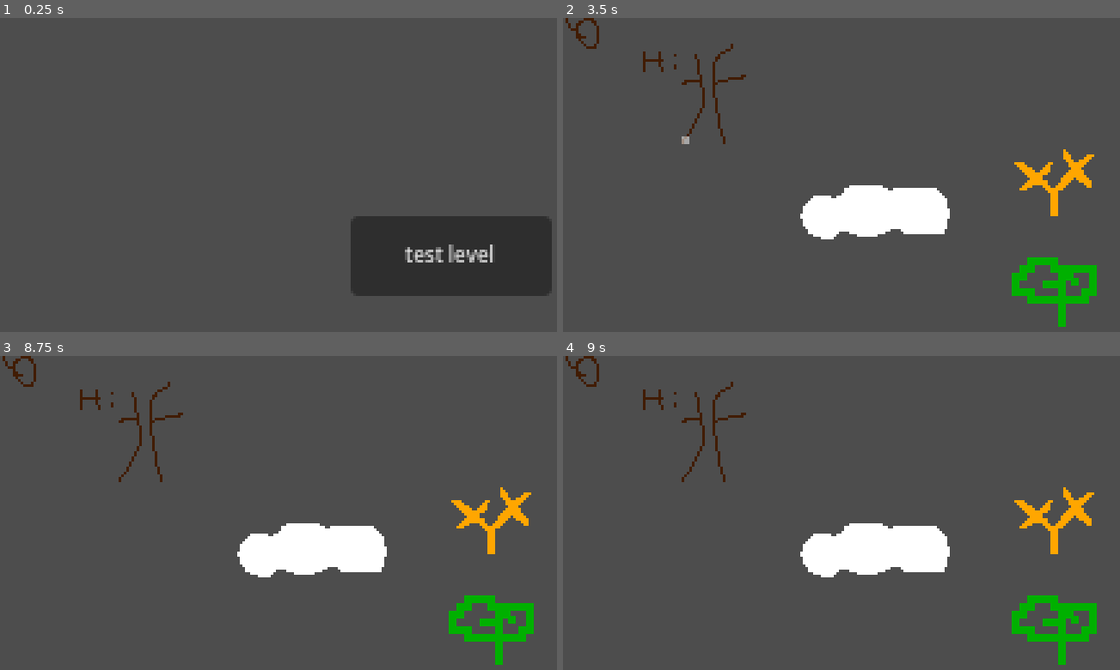
Above: before the commit, frames 1-4 (two rows, left to right).
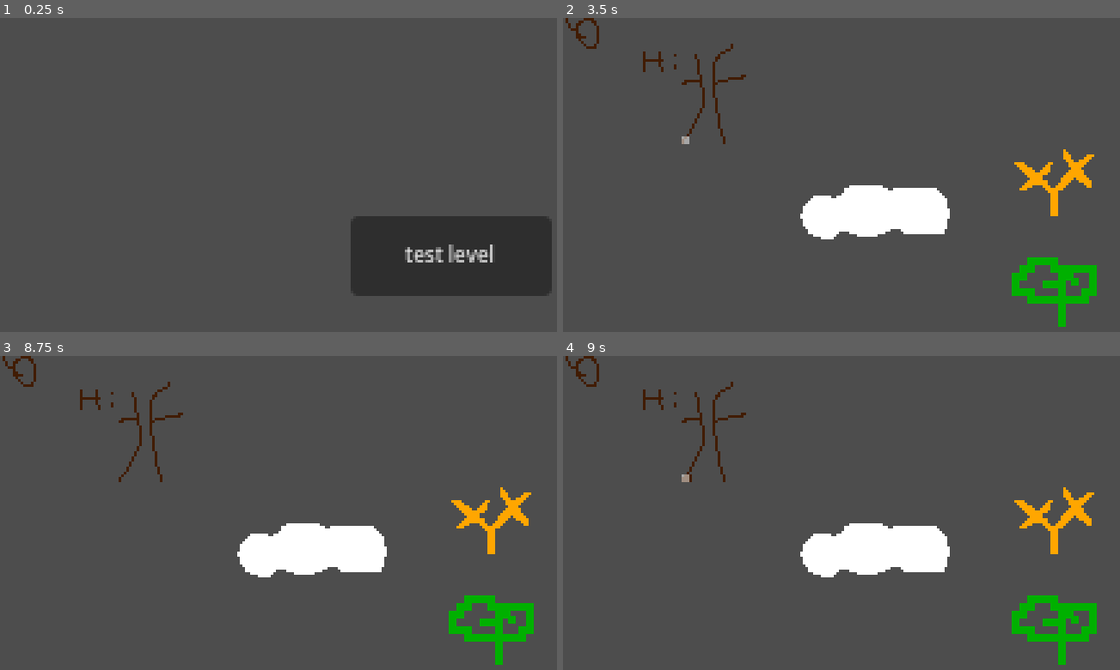
Above: after the commit, the same moments.

Repository: kev9268/ABSlowJam3
Game: Godot game, scene res://scenes/level_hub.tscn
Same seed, same stepped clock (60 frames per second), same inputs: the game is played once before the commit and once after it.
Inputs (mouse positions are in pixels of both pictures, inside the frame that each line leads up to):
- Up to frame 1 (0.25 s): no input
- Up to frame 2 (3.5 s): click "test level" at 0.5 s; tap Enter at 1.25 s; move the mouse to (841, 259) at 1.27 s; press the mouse at (841, 259) at 1.28 s; tap R (restart) at 2, 2.75 s; move the mouse to (1058, 244) at 2.02 s; release the mouse at (1058, 244) at 2.03 s; click (1058, 244) at 2.1 s; move the mouse to (685, 140) at 2.77 s; press the mouse at (685, 140) at 2.78 s; tap U (undo) at 2.85 s
- Up to frame 3 (8.75 s): tap R (restart) at 3.5, 4.25, 5 s; move the mouse to (339, 528) at 3.52 s; release the mouse at (339, 528) at 3.53 s; click (339, 528) at 3.6 s; move the mouse to (217, 443) at 4.27 s; press the mouse at (217, 443) at 4.28 s; move the mouse to (445, 513) at 5.02 s; release the mouse at (445, 513) at 5.03 s; tap U (undo) at 5.1, 7.35 s; click (445, 513) at 5.3 s; move the mouse to (183, 547) at 5.77 s; press the mouse at (183, 547) at 5.78 s; move the mouse to (373, 453) at 6.52 s; release the mouse at (373, 453) at 6.53 s; click (373, 453) at 6.6 s; move the mouse to (278, 597) at 7.27 s; press the mouse at (278, 597) at 7.28 s; move the mouse to (495, 582) at 8.02 s; release the mouse at (495, 582) at 8.03 s; click (495, 582) at 8.1 s
- Up to frame 4 (9 s): move the mouse to (685, 478) at 8.77 s; press the mouse at (685, 478) at 8.78 s

Frames 1-3 are identical in both runs. In frame 4, less than 0.1% of the frame differs, in the area x 21-24%, y 37-41%.

Commit message:
Fix: Branch counter no longer decreases on clicking on non branch

Diff:
--- a/scenes/draw_tree.gd
+++ b/scenes/draw_tree.gd
@@ -5,6 +5,7 @@
 var draw_flag = true
 var set_draw_counter = 200
 var draw_counter = set_draw_counter
+var branch_flag = false # Flag that checks if a branch is successfully being drawn
 
 var tile_types = {
 	"tree":0,
@@ -57,7 +58,7 @@
 		return
 
 	var mouse_pos = get_local_mouse_position()
-	print(draw_counter)
+	print(branch_counter)
 
 	if branch_counter>0:
 		mouse_highlight(mouse_pos)
@@ -104,16 +105,19 @@
 				if(check_cell != -1 and check_cell != tile_types["wall"]):
 					if get_cell_atlas_coords(new_position+adj_position) == current_tree:
 						if (draw_flag):
+							branch_flag = true
 							make_branch(new_position)
 							break
 		if draw_counter<0:
 			draw_flag= false
 
+
 func click_released():
-	if Input.is_action_just_released("draw"):
+	if Input.is_action_just_released("draw") and branch_flag:
 		end_click()
 
 func end_click():
+	branch_flag = false
 	draw_flag= true
 	branch_counter-=1
 	draw_counter = set_draw_counter
